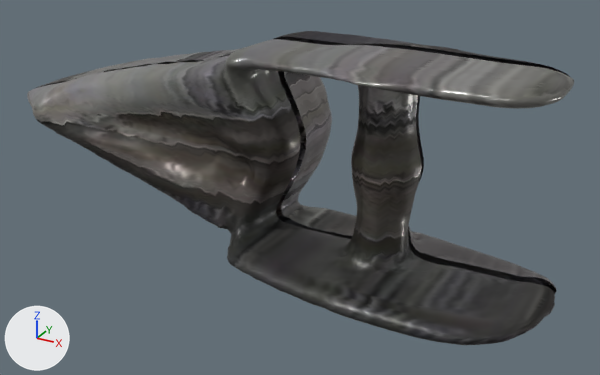
The glTF model public/models/alkafeel/kfl-2180.glb as it was, and as the next commit left it.
Rendered twice from a 50 mm lens placed at (0.662, -1.051, 0.455), pointed at (0.081, 0.007, -0.073). The lights are fixed; the arrows at lower left show +X, +Y and +Z. The older version comes first.

Objects in the first picture: 'geometry_0'.
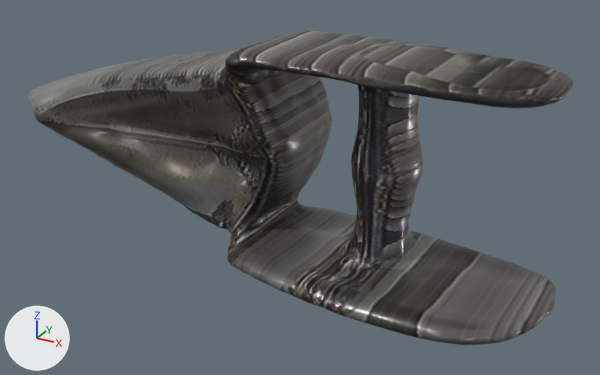
Boxes [x1, y1, x2, y2] around the edits, measured in the pictures (600 x 375 px; the box of a moved part takes in the faces that stretch with it):
'geometry_0', reshaped: before [27, 31, 574, 345]; after [28, 31, 574, 345]
part 1 of me_geometry_0, moved or reshaped: before [27, 34, 574, 301]; after [28, 34, 574, 301]
part 2 of me_geometry_0, surface changed: [33, 31, 574, 345] in both
part 3 of me_geometry_0, recoloured: [33, 31, 574, 345] in both

Patch to the scene script:
```diff
--- a/public/models/alkafeel/kfl-2180.glb.py
+++ b/public/models/alkafeel/kfl-2180.glb.py
@@ mat_alkafeel_watertight_pbr @@
+mat_alkafeel_watertight_pbr = bpy.data.materials.new('AlKafeel_Watertight_PBR')
+# uses the picture img_image_0
+# uses the picture img_image_1
+# uses the picture img_image_2
@@ me_geometry_0 @@
 # used by ob_geometry_0; location = (0.0, 0.0, 0.0)
-me_geometry_0.from_pydata(...)  # 15299 vertices, 29708 faces; spans x -0.495..0.497, y -0.198..0.198, z -0.174..0.174
+me_geometry_0.from_pydata(...)  # 14854 vertices, 29708 faces; spans x -0.495..0.497, y -0.198..0.198, z -0.174..0.174
+# me_geometry_0 part 1: 1438 vertices moved from x -0.491..0.492, y -0.019..0.022, z -0.167..0.174 to x -0.49..0.492, y -0.019..0.021, z -0.167..0.174; 937 vertices removed from x -0.488..0.491, y -0.019..0.022, z -0.166..0.174; 492 vertices added at x -0.488..0.491, y -0.018..0.021, z -0.165..0.174
+# me_geometry_0 part 2: 27591 kept faces spanning x -0.495..0.497, y -0.198..0.198, z -0.174..0.174 get new texture (UV) coordinates
+# me_geometry_0 part 3: 27696 faces spanning x -0.495..0.497, y -0.198..0.198, z -0.174..0.174 switch from mat_alkafeel_hd_pbr to mat_alkafeel_watertight_pbr
```
